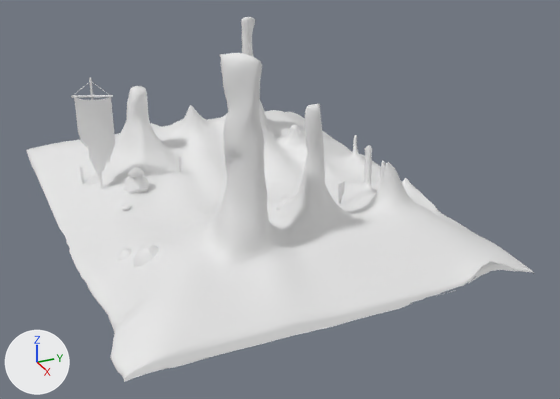
The FBX model GalleryPrototype/Assets/peppar/Graphics/Models/Peppar Eye/DesertRoom.fbx: old version first, new version second.
Before and after are seen from a camera (50 mm lens) standing at (28.0, -10.5, 13.8) and looking at (1.5, 1.5, 0.5). The lights are fixed; the arrows at lower left show +X, +Y and +Z. Where no turn or scale is listed for an object, it has been applied to the vertices.
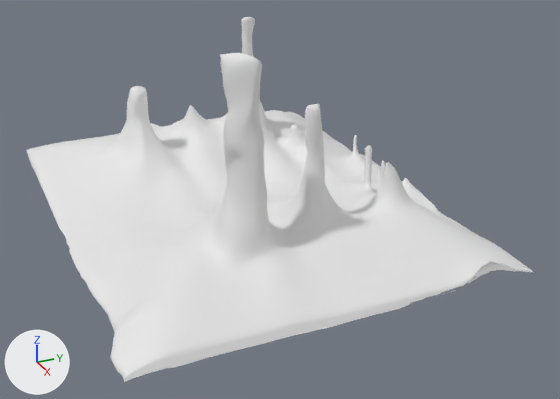
Where the change shows, as pixel boxes [x1, y1, x2, y2] in the pictures (560 x 399 px):
'Cylinder.002', deleted: before [74, 97, 115, 179]
'Cube.002', deleted: before [87, 167, 292, 267]
'Cylinder', deleted: before [71, 78, 113, 188]
'Cylinder.004', deleted: before [338, 182, 345, 203]
'Cylinder.001', deleted: before [338, 181, 345, 204]

What changed in the scene script:
```text
Remove ob_cylinder:
    ob_cylinder = bpy.data.objects.new('Cylinder', me_cylinder)
    ob_cylinder.location = (-2.57, -4.99, 0.6)
Remove ob_cylinder_002:
    ob_cylinder_002 = bpy.data.objects.new('Cylinder.002', me_mesh)
    ob_cylinder_002.location = (-2.57, -4.99, 0.6)
Remove ob_cylinder_001:
    ob_cylinder_001 = bpy.data.objects.new('Cylinder.001', me_cylinder_001)
    ob_cylinder_001.location = (3.39, 3.24, 0.6)
Remove ob_cylinder_004:
    ob_cylinder_004 = bpy.data.objects.new('Cylinder.004', me_cylinder_003)
    ob_cylinder_004.location = (3.39, 3.24, 0.6)
Remove ob_cube_002:
    ob_cube_002 = bpy.data.objects.new('Cube.002', me_cube_003)
    ob_cube_002.location = (-3.66, -4.81, -0.83)
```
